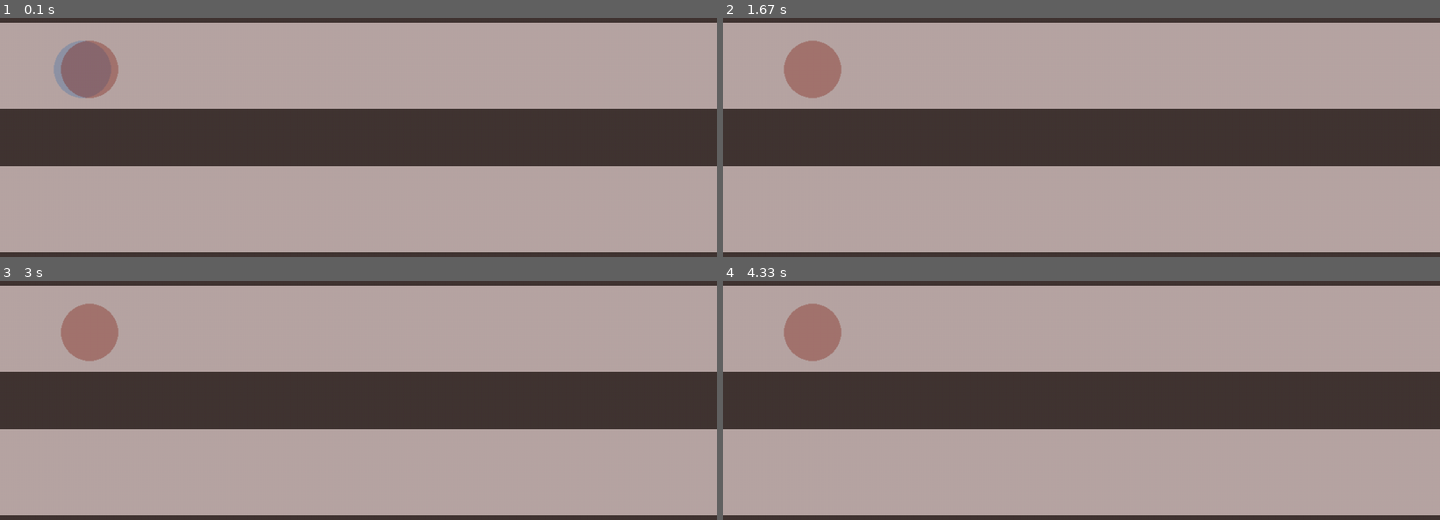
Above: before the commit, frames 1-4 (two rows, left to right).
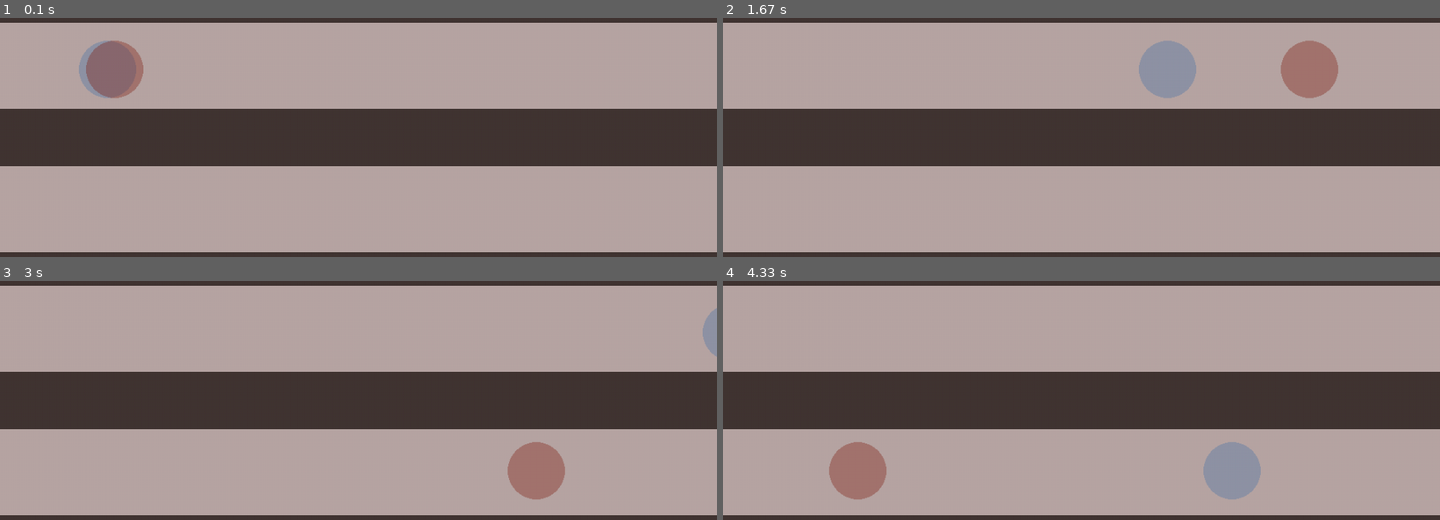
Above: after the commit, the same moments.

Repository: polismir/pygame_my
Game: pygame game, started from task6.py
The game is run twice, just before and just after one commit, with the same random seed, the same clock (stepped at 60 frames per second) and the same inputs.
Inputs:
- Up to frame 1 (0.1 s): no input
- Up to frame 2 (1.67 s): no input
- Up to frame 3 (3 s): no input
- Up to frame 4 (4.33 s): no input

The runs differ from the first frame. In frame 1, 2.1% of the frame differs, in the area x 7-20%, y 9-34%; in frame 2, 4.5%, in the area x 8-86%, y 9-34%; in frame 3, 3.3%; in frame 4, 4.5%.

Commit message:
Update task6.py

Diff:
--- a/task6.py
+++ b/task6.py
@@ -37,7 +37,7 @@
 ball1.fill((0, 0, 0, 0))
 pg.draw.circle(ball1, (*RED, 100),(ball1_rect.width / 2, ball1_rect.height / 2 - 10), 40)
 speed1 = 7
-flag1 = "влево"
+flag1 = "вправо"
 
 
 # если надо до игрового цикла (=на самом старте игры) отобразить объекты, то отрисовываем их здесь:
@@ -61,25 +61,29 @@
     if not flag_play:
         break
 
-    if ball_rect.right >= WIDTH:
+    if ball_rect.left >= WIDTH:
         flag = "влево"
+        ball_rect.top = HEIGHT * 1 / 1.75
     if ball_rect.left <= -120:
         flag = "вправо"
+        ball_rect.top = HEIGHT * 1 / 4
 
     if flag == "вправо":
         ball_rect.right += speed
     if flag == "влево":
         ball_rect.left -= speed
 
-    if ball1_rect.right >= WIDTH:
+    if ball1_rect.left >= WIDTH:
         flag1 = "влево"
+        ball1_rect.top = HEIGHT * 1 / 1.75
     if ball1_rect.left <= -120:
         flag1 = "вправо"
+        ball1_rect.top = HEIGHT * 1 / 4
 
     if flag1 == "вправо":
-        ball_rect.right += speed1
+        ball1_rect.right += speed1
     if flag1 == "влево":
-        ball_rect.left -= speed1
+        ball1_rect.left -= speed1
 
     # перерисовка экрана:
     # ...
